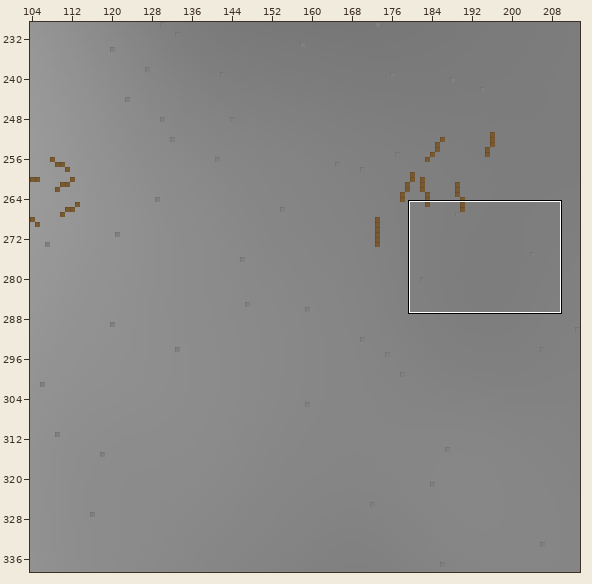
Tiled map, stored at content/core/maps/karhumaki.tmx. The picture above shows the old version from afar; the outline marks the close-up.
Close-up. As it was:
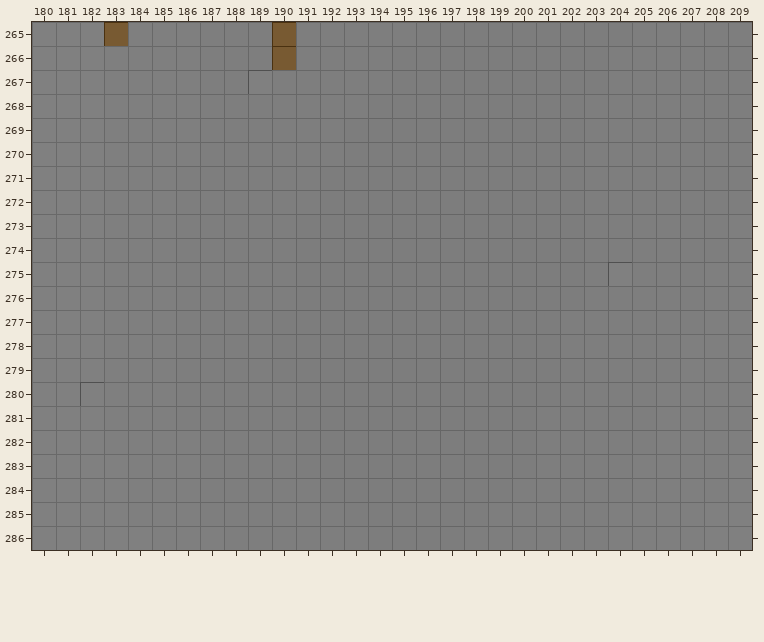
Cells are 16x16 px. Shown: x 180..209, y 265..286. The commit also changed other parts of the map, which this record leaves out.
The same view after the edit:
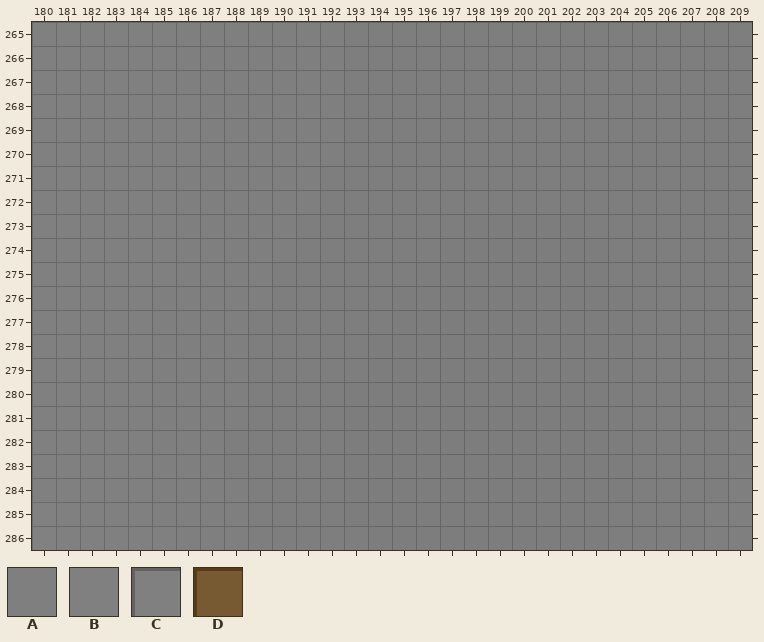
Key: from "heights_fine": A 233, B 235; from "obstacles": C 0, D 2.
_ is an empty cell, # one hidden under a higher layer.
Change:
Layer "height":
y 265: x 183 # -> B; x 190 # -> A
y 266: x 190 # -> A
y 267: x 189 # -> A
Layer "obstacles":
y 265: x 183 D -> _; x 190 D -> _
y 266: x 190 D -> _
y 267: x 189 C -> _
y 275: x 204 C -> _
y 280: x 182 C -> _
